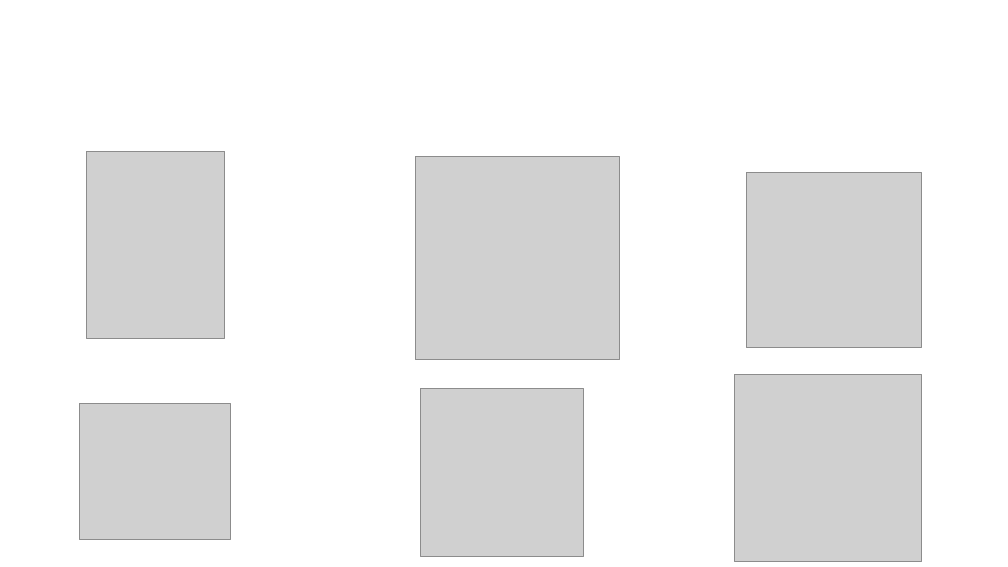
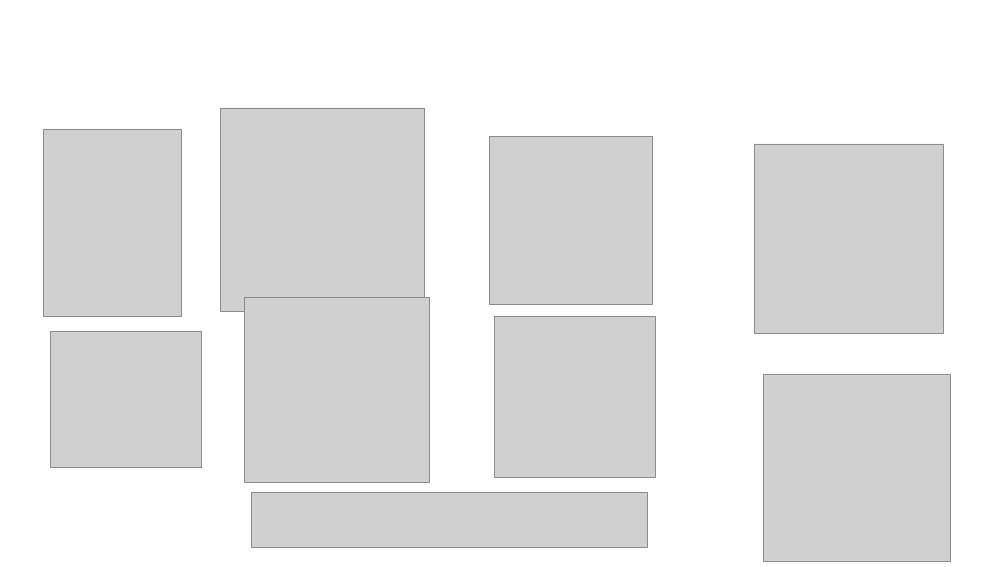
Before and after one commit to bartoszmaleta/matrixQuestStore_backend, a slide deck: slide 2 of presentationQuestStoreDatabase.odp. Drawn at 1008x567 pixels with LibreOffice and Linux fonts; fonts in the diff are those of the drawing; grey boxes stand for pictures; background and template pictures are left out. Boxes give left, top, right and bottom in pixels: in the first picture for what was removed or moved away, otherwise in the second. Text is boxed around its words. In the diff, an @@ line names an element or a change of style, - is before the commit and + after.

```diff
--- a/presentationQuestStoreDatabase.odp
+++ b/presentationQuestStoreDatabase.odp
@@ picture: place and size @@
-picture at [415, 156, 619, 360]
+picture at [221, 108, 425, 312]
@@ picture: place and size @@
-picture at [86, 151, 224, 338]
+picture at [43, 130, 181, 317]
@@ picture: place and size @@
-picture at [421, 389, 584, 556]
+picture at [489, 137, 652, 305]
@@ picture added at [755, 144, 944, 333] @@
@@ picture added at [245, 298, 430, 483] @@
@@ picture: place and size @@
-picture at [746, 173, 921, 348]
+picture at [495, 316, 656, 477]
@@ picture: place and size @@
-picture at [80, 403, 231, 540]
+picture at [50, 331, 201, 467]
@@ picture: place and size @@
-picture at [735, 374, 922, 562]
+picture at [764, 374, 951, 562]
@@ picture added at [252, 492, 648, 547] @@
```
Also in this commit, not shown: 9 other files.
